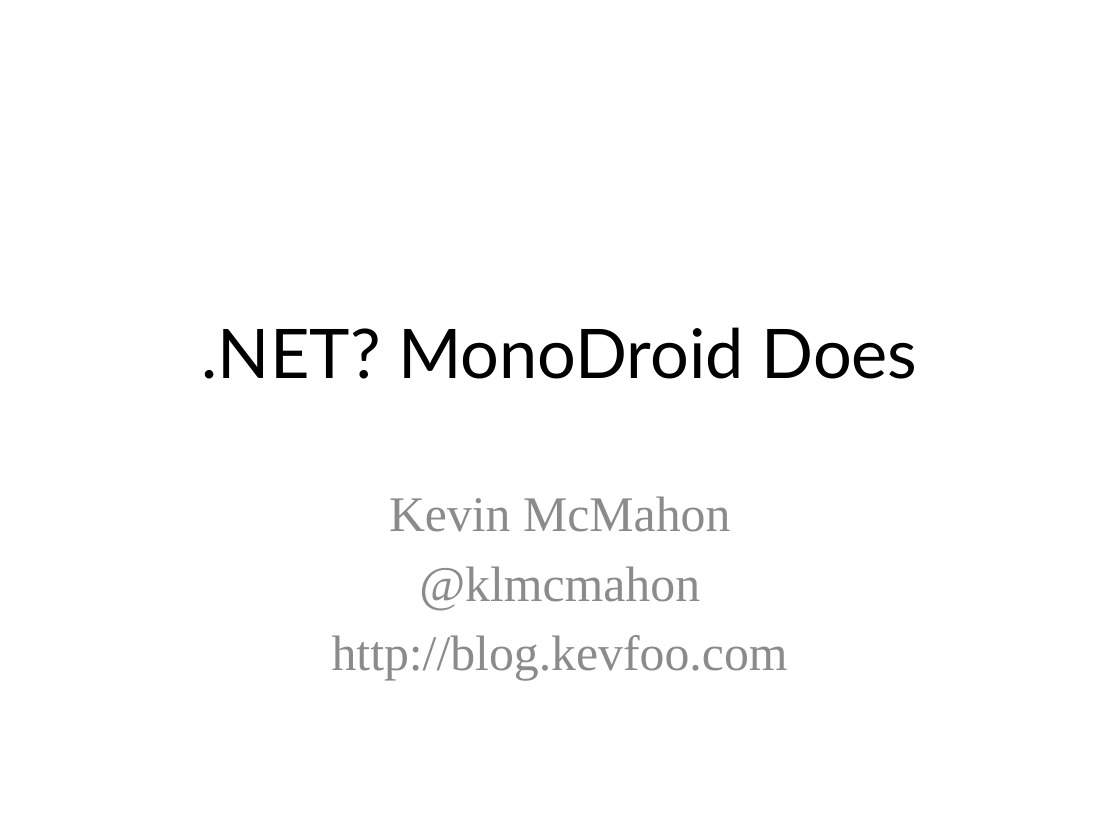
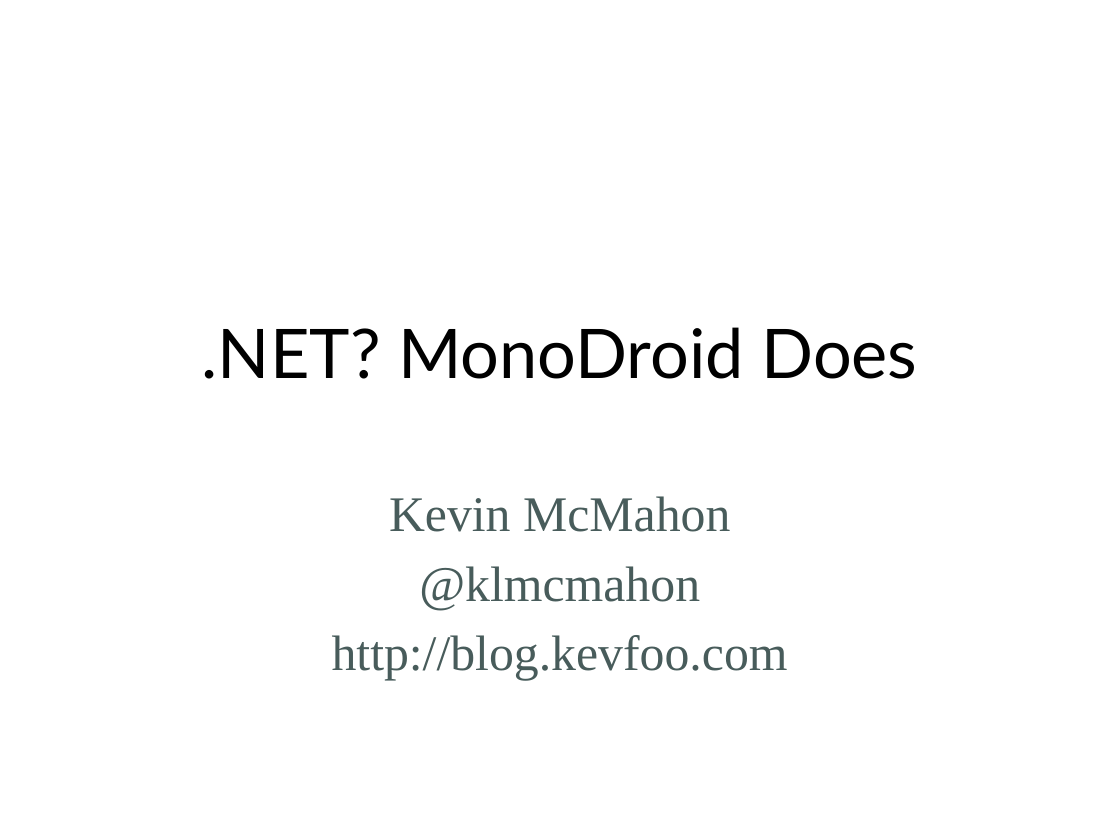
Before and after one commit to kevinmcmahon/MonoDroid101, a slide deck: slide 1 of slides/Monodroid101.pptx. Drawn at 1120x840 pixels with LibreOffice and Linux fonts; fonts in the diff are those of the drawing; background and template pictures are left out. Boxes give left, top, right and bottom in pixels: in the first picture for what was removed or moved away, otherwise in the second. Text is boxed around its words. In the diff, an @@ line names an element or a change of style, - is before the commit and + after.

Commit message:
update slides

```diff
--- a/slides/Monodroid101.pptx
+++ b/slides/Monodroid101.pptx
@@ subtitle "Kevin McMahon" at (332,496,788,680): text colour #8C8C8C to #485C5B @@
```
Also in this commit, not shown: 1 other file.
